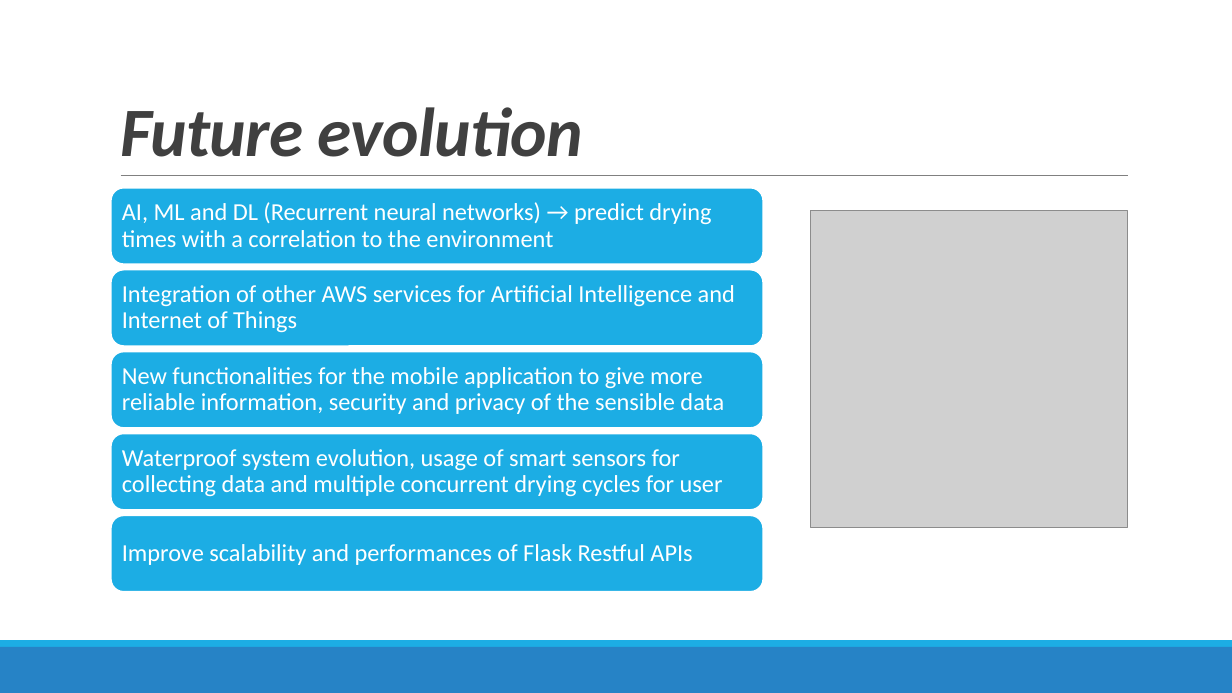
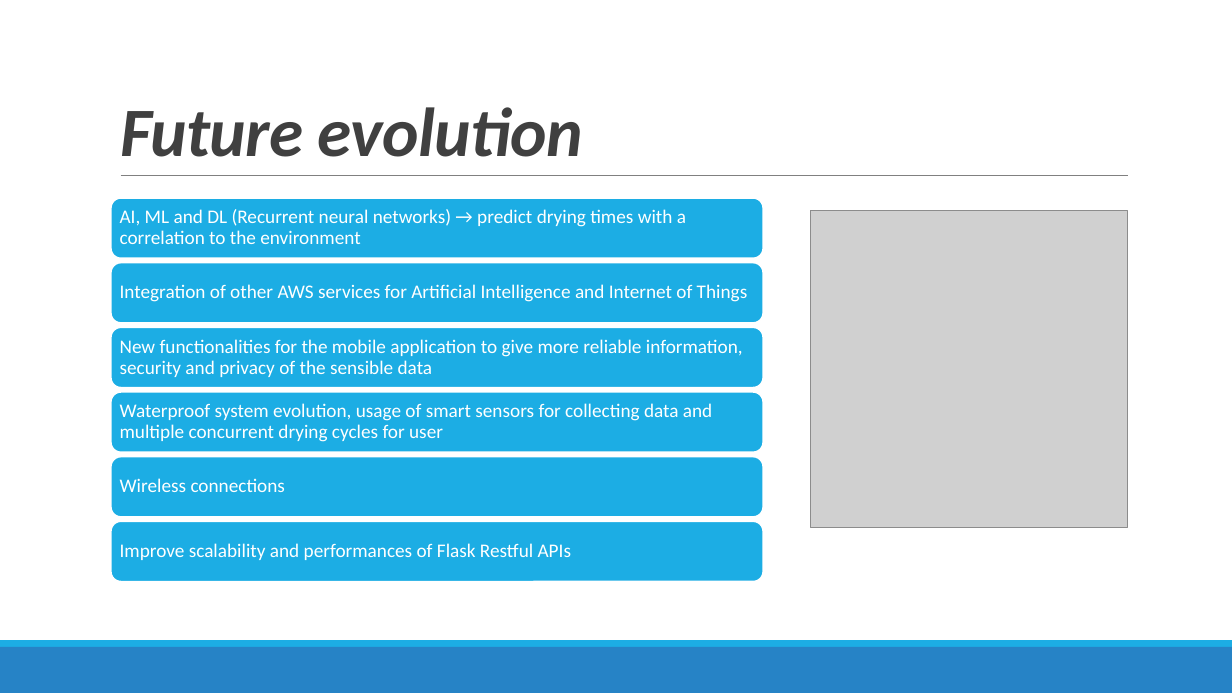
Before and after one commit to sarapeddy/drying-rack-smart, a slide deck: slide 36 of SMART STENDINO.pptx. Drawn at 1232x693 pixels with LibreOffice and Linux fonts; fonts in the diff are those of the drawing; grey boxes stand for pictures. Boxes give left, top, right and bottom in pixels: in the first picture for what was removed or moved away, otherwise in the second. Text is boxed around its words. In the diff, an @@ line names an element or a change of style, - is before the commit and + after.

```diff
--- a/SMART STENDINO.pptx
+++ b/SMART STENDINO.pptx
@@ rounded rectangle: place and size @@
-rounded rectangle at box(111, 188, 763, 264)
+rounded rectangle at box(111, 198, 763, 258)
@@ text "AI, ML and DL (Recurrent ...": place and size @@
-text "AI, ML and DL (Recurrent ..." at box(122, 202, 711, 247)
+text "AI, ML and DL (Recurrent ..." at box(120, 209, 686, 244)
@@ rounded rectangle: place and size @@
-rounded rectangle at box(111, 270, 763, 347)
+rounded rectangle at box(111, 262, 763, 323)
@@ rounded rectangle added at box(111, 327, 763, 387), fill #1CADE4, outline #FFFFFF 1.25 pt @@
@@ text "New functionalities for the mobile ...": place and size @@
-text "New functionalities for the mobile ..." at box(122, 367, 724, 414)
+text "New functionalities for the mobile ..." at box(120, 339, 743, 377)
@@ rounded rectangle: place and size @@
-rounded rectangle at box(111, 352, 763, 429)
+rounded rectangle at box(111, 392, 763, 452)
@@ size 19 to 15 pt; less space between paragraphs in 5 elements at box(120, 209, 686, 244), box(120, 543, 571, 560), box(120, 284, 748, 302), box(120, 339, 743, 377), box(120, 403, 712, 442) @@
@@ text "Waterproof system evolution, usage of ...": place and size @@
-text "Waterproof system evolution, usage of ..." at box(122, 449, 723, 496)
+text "Waterproof system evolution, usage of ..." at box(120, 403, 712, 442)
@@ rounded rectangle: place and size @@
-rounded rectangle at box(111, 433, 763, 510)
+rounded rectangle at box(111, 457, 763, 517)
@@ text added at box(120, 478, 285, 492), 15 pt, text #FFFFFF @@
+Wireless connections
@@ rounded rectangle: place and size @@
-rounded rectangle at box(111, 516, 763, 592)
+rounded rectangle at box(111, 521, 763, 581)
```
Also in this commit, not shown: 1 other slide changed.
